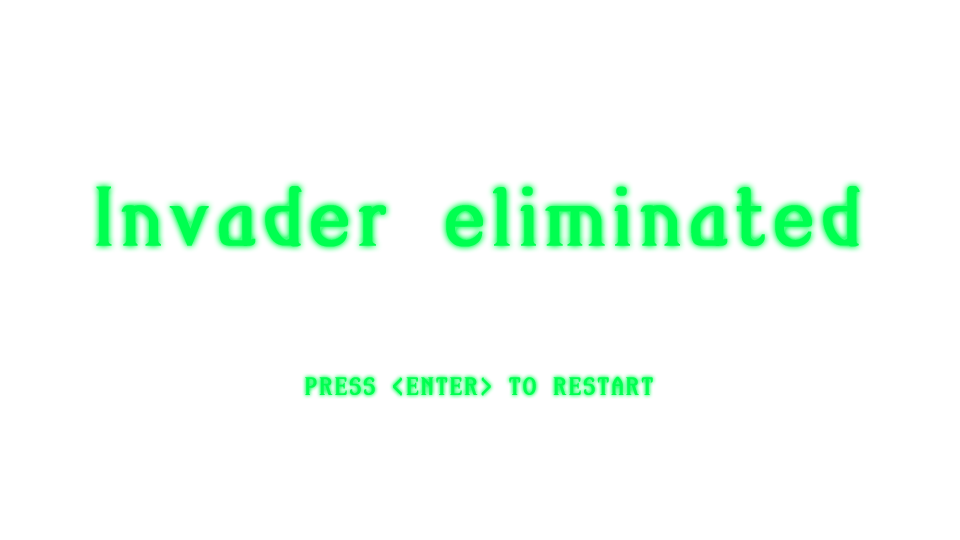
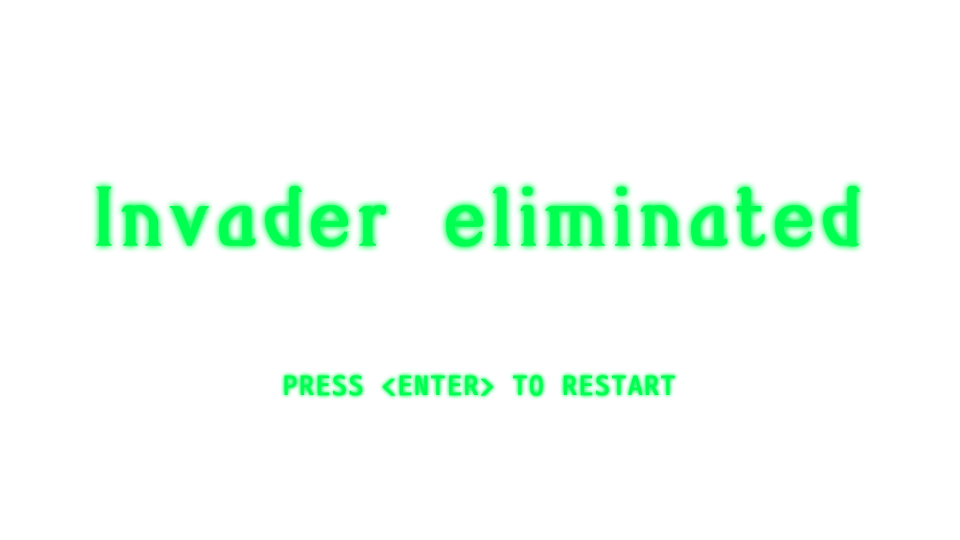
Layer changes from the first 960x540 image to the second:
painted on "PRESS <ENTER> TO RESTART" over [284, 375, 675, 396]
